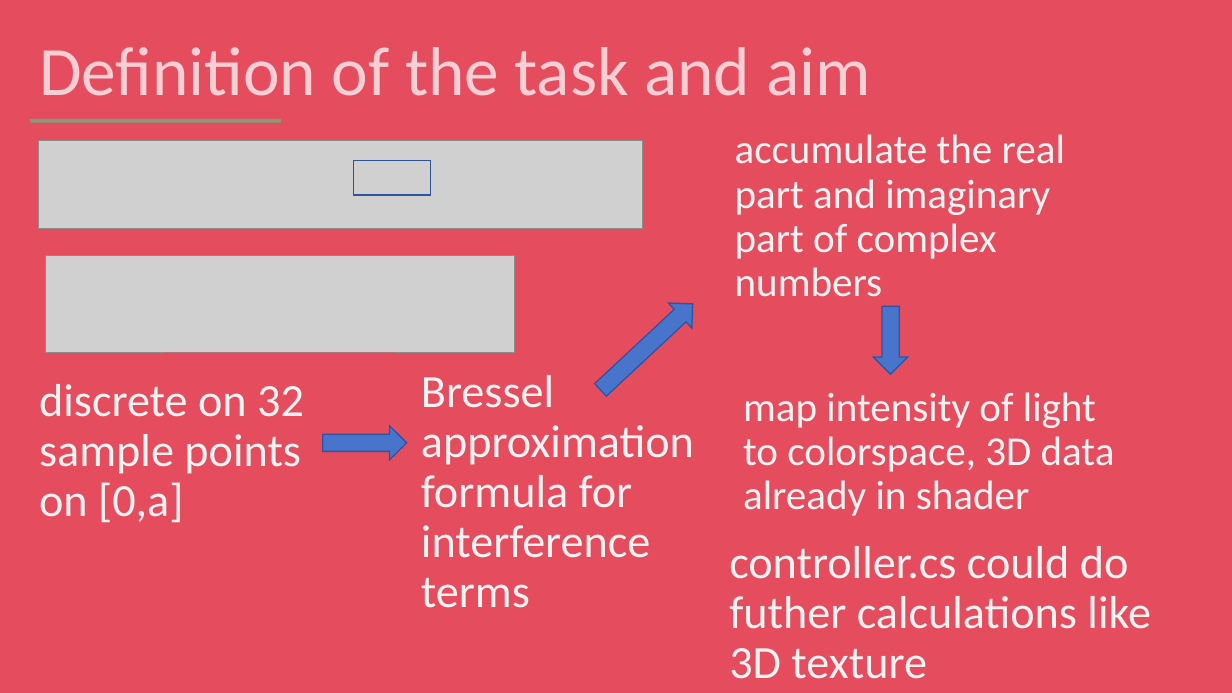
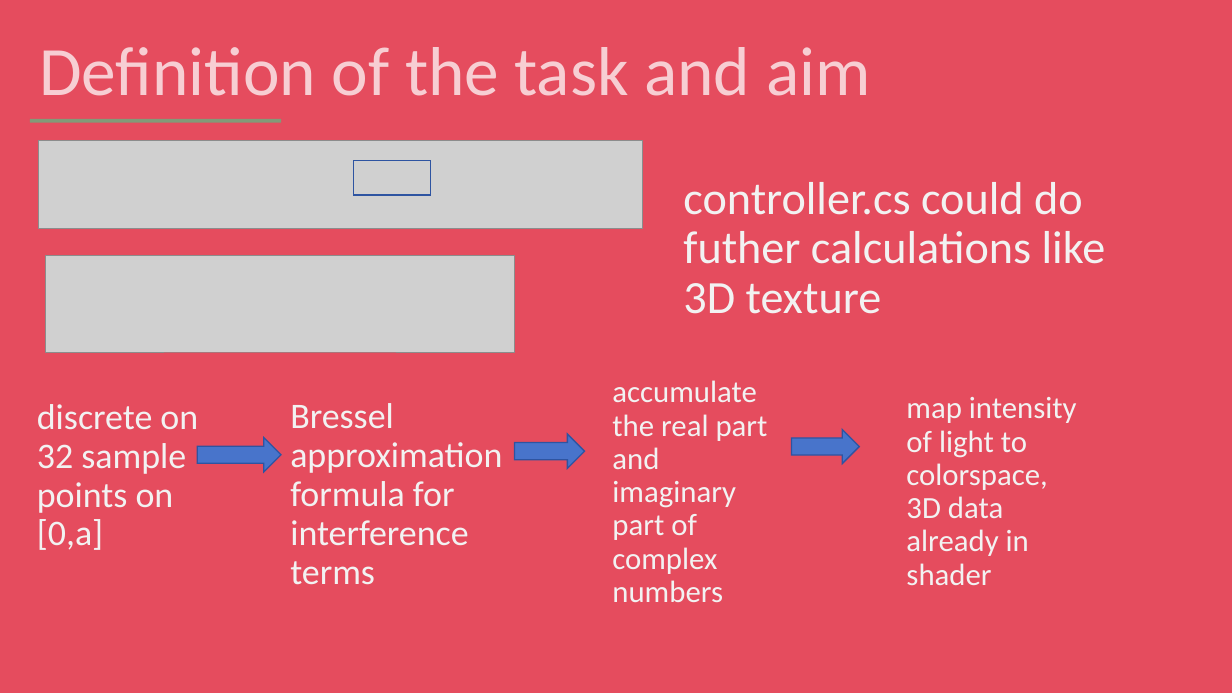
Before and after one commit to MWhale233/qwert12345, a slide deck: slide 5 of slides for meetings/meeting Feb 19.pptx. Drawn at 1232x693 pixels with LibreOffice and Linux fonts; fonts in the diff are those of the drawing; grey boxes stand for pictures. Boxes give left, top, right and bottom in pixels: in the first picture for what was removed or moved away, otherwise in the second. Text is boxed around its words. In the diff, an @@ line names an element or a change of style, - is before the commit and + after.

```diff
--- a/slides for meetings/meeting Feb 19.pptx
+++ b/slides for meetings/meeting Feb 19.pptx
@@ text "controller.cs could do futher calculations ...": place and size @@
-text "controller.cs could do futher calculations ..." at [729,546,1151,679]
+text "controller.cs could do futher calculations ..." at [683,182,1106,314]
@@ text "Bressel approximation formula for interference ..." at [290,403,502,585]: size 36 to 28 pt @@
@@ text "Bressel approximation formula for interference ...": place and size @@
-text "Bressel approximation formula for interference ..." at [421,375,694,608]
+text "Bressel approximation formula for interference ..." at [290,403,502,585]
@@ text "accumulate the real part and ..." at [612,380,768,602]: size 32 to 24 pt @@
@@ text "accumulate the real part and ...": place and size @@
-text "accumulate the real part and ..." at [735,134,1065,307]
+text "accumulate the real part and ..." at [612,380,768,602]
@@ text "map intensity of light to ...": place and size @@
-text "map intensity of light to ..." at [743,392,1115,516]
+text "map intensity of light to ..." at [906,397,1077,585]
@@ text "map intensity of light to ..." at [906,397,1077,585]: size 32 to 24 pt @@
@@ text "discrete on 32 sample points ...": place and size @@
-text "discrete on 32 sample points ..." at [39,384,304,523]
+text "discrete on 32 sample points ..." at [37,404,198,550]
@@ text "discrete on 32 sample points ..." at [37,404,198,550]: size 36 to 28 pt @@
@@ right arrow: place and size @@
-right arrow at [323,426,407,460]
+right arrow at [197,438,281,472]
@@ right arrow at [515,434,585,469]: rotation 317 to 0 degrees @@
@@ right arrow at [792,430,860,464]: rotation 90 to 0 degrees @@
```
Also in this commit, not shown: 1 other slide changed, 2 other files.
